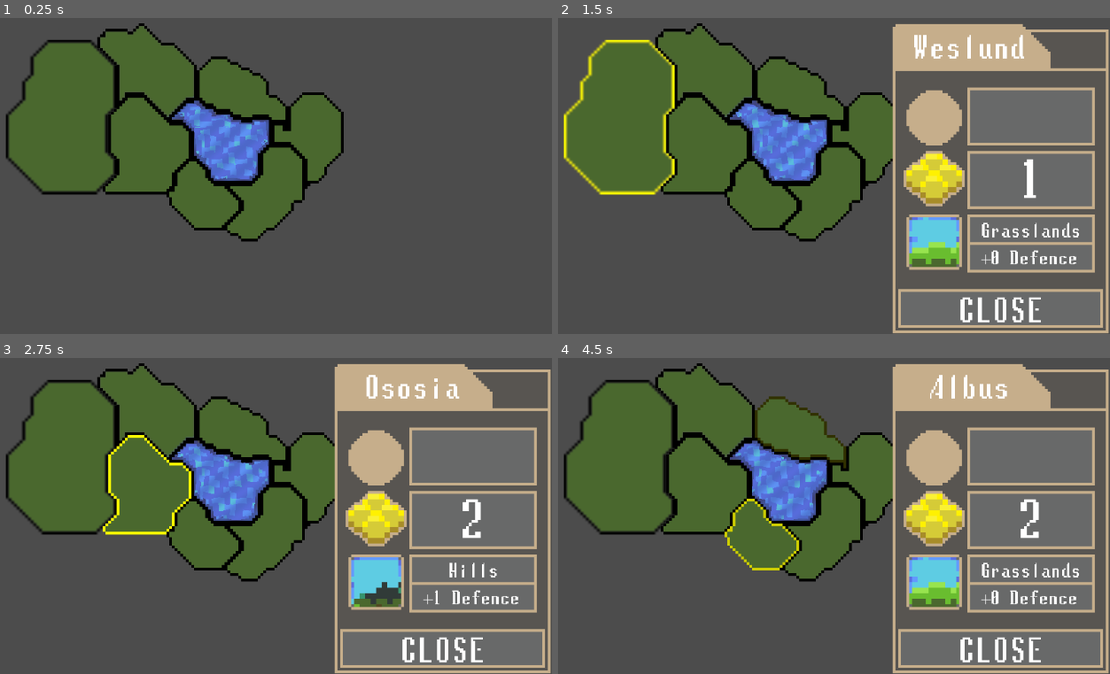
Above: before the commit, frames 1-4 (two rows, left to right).
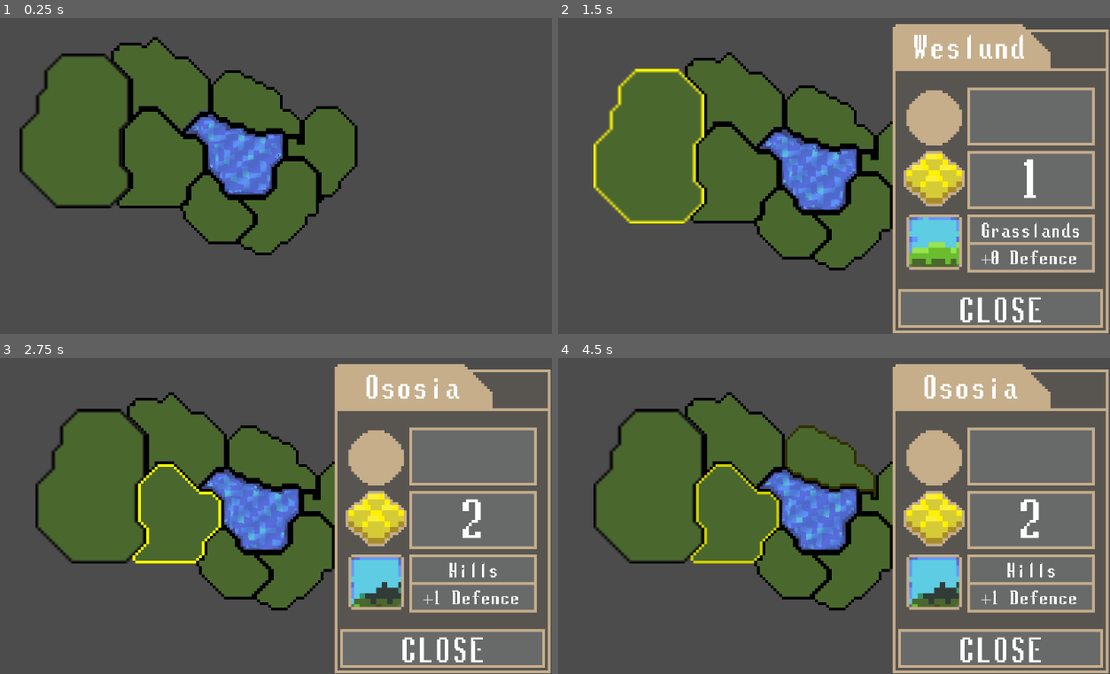
Above: after the commit, the same moments.

Repository: Raelr/StrategyGame
Game: Godot game, scene res://Scenes/World.tscn
Two runs of this game, one before a commit and one after it. Both use one fixed random seed, a clock stepped at 60 frames per second and the inputs below.
Inputs (mouse positions are in pixels of both pictures, inside the frame that each line leads up to):
- Up to frame 1 (0.25 s): no input
- Up to frame 2 (1.5 s): tap Enter at 0.5 s; move the mouse to (618, 115) at 0.52 s; press the mouse at (618, 115) at 0.53 s; release the mouse at (618, 115) at 1.28 s; click (618, 115) at 1.35 s
- Up to frame 3 (2.75 s): tap Space at 2 s; move the mouse to (149, 484) at 2.02 s; press the mouse at (149, 484) at 2.03 s
- Up to frame 4 (4.5 s): tap Enter at 2.75, 4.25 s; move the mouse to (707, 411) at 2.77 s; release the mouse at (707, 411) at 2.78 s; click (707, 411) at 2.85 s; tap Space at 3.5 s; move the mouse to (800, 430) at 3.52 s; press the mouse at (800, 430) at 3.53 s; move the mouse to (762, 534) at 4.27 s; release the mouse at (762, 534) at 4.28 s; click (762, 534) at 4.35 s

The runs differ from the first frame. In frame 1, 13% of the frame differs, in the area x 0-65%, y 1-76%; in frame 2, 20%; in frame 3, 19%; in frame 4, 21%, in the area x 0-95%, y 1-80%.

Commit message:
Added ability to move camera with the mouse

Diff:
--- a/Scenes/World.tscn
+++ b/Scenes/World.tscn
@@ -227,6 +227,8 @@
 texture = ExtResource( 15 )
 
 [node name="Camera2D" parent="." instance=ExtResource( 25 )]
+mouse_offset = Vector2( 20, 20 )
+move_speed = 20.0
 
 [editable path="Water"]
 
--- a/Scripts/RTSCamera.gd
+++ b/Scripts/RTSCamera.gd
@@ -1,7 +1,45 @@
 extends Camera2D
 
 onready var screen = get_viewport().size
+export (Vector2) var mouse_offset
+export (float) var move_speed
+
+var above_x = false
+var below_x = false
+var above_y = false
+var below_y = false
+
+func out_of_bounds():
+	var mouse = get_viewport().get_mouse_position()
+	var x = mouse.x > screen.x - mouse_offset.x or mouse.x < mouse_offset.x
+	var y = mouse.y > screen.y - mouse_offset.y or mouse.y < mouse_offset.y
+	return x or y
+
+func above_threshold_x(mouse_pos):
+	return mouse_pos.x > screen.x - mouse_offset.x
+
+func below_threshold_x(mouse_pos):
+	return mouse_pos.x < mouse_offset.x
+
+func above_threshold_y(mouse_pos):
+	return mouse_pos.y > screen.y - mouse_offset.y
+
+func below_threshold_y(mouse_pos):
+	return mouse_pos.y < mouse_offset.y
 
 func _process(delta):
-	if (get_viewport().get_mouse_position().x > screen.x) or get_viewport().get_mouse_position().x < 0:
-		pass
+	var velocity = adjust_velocity(Vector2(0,0))
+	position = position.linear_interpolate(velocity, delta)
+
+func adjust_velocity(velocity):
+	var mouse = get_viewport().get_mouse_position()
+	if above_threshold_x(mouse):
+		velocity.x += move_speed
+	if below_threshold_x(mouse):
+		velocity.x -= move_speed
+	if above_threshold_y(mouse):
+		velocity.y += move_speed
+	if below_threshold_y(mouse):
+		velocity.y -= move_speed
+	var next_pos = position + velocity
+	return next_pos
